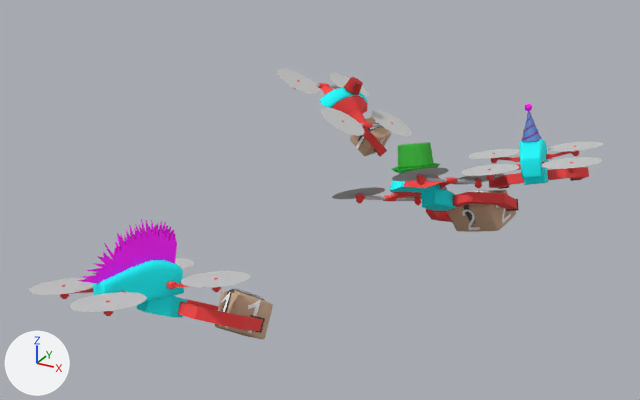
What one commit did to the FBX model Art_Stuffs/Action_Shot_Export.FBX.
Rendered twice from a 50 mm camera at (7.72, -19.91, 8.62) aimed at (-1.25, -3.59, 0.46). Lighting does not change. The marker at lower left points along +X, +Y and +Z. Where no turn or scale is listed for an object, it has been applied to the vertices.
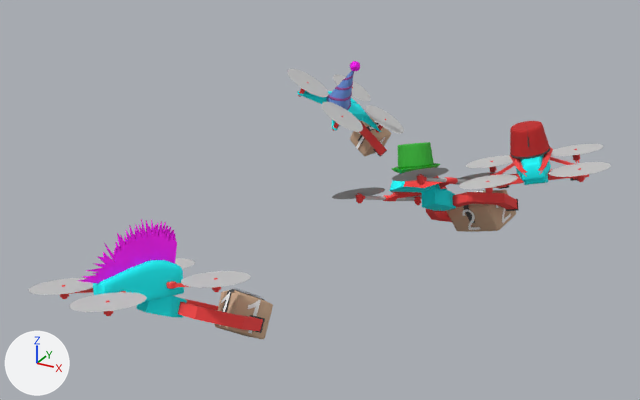
The newer file is also turned or shifted as a whole; pictures and numbers use the older file's frame.

What changed in the scene script:
```text
Remove ob_plane031:
    ob_plane031 = bpy.data.objects.new('Plane031', me_mesh_002)
Remove ob_box057:
    ob_box057 = bpy.data.objects.new('Box057', me_mesh)
Add ob_drone_v006:
    ob_drone_v006 = bpy.data.objects.new('Drone_v006', me_mesh_011_1)  # 4157 vertices, 7798 faces; spans x -1.41..1.41, y -1.89..1.87, z -1.07..1.3; in mat_02___default (cyan #00fbff), mat_07___default (light grey #cacaca), mat_07___default (light grey #cacaca), mat_07___default (light grey #cacaca), mat_07___default (light grey #cacaca), mat_07___default (light grey #cacaca), mat_07___default (light grey #cacaca), mat_01___default (light grey #cacaca), mat_03___default (red #ff4545), mat_03___default (red #ff4545), mat_03___default (red #ff4545), mat_07___default (light grey #cacaca), mat_22___default (blue #5d83ca), mat_22___default (blue #5d83ca), mat_18___default (purple #944292), mat_18___default (purple #944292), mat_18___default (purple #944292), mat_18___default (purple #944292), mat_18___default (purple #944292), mat_18___default (purple #944292), mat_17___default (pink #ff00f8), mat_17___default (pink #ff00f8), mat_17___default (pink #ff00f8), mat_17___default (pink #ff00f8), mat_17___default (pink #ff00f8), mat_17___default (pink #ff00f8)
    ob_drone_v006.location = (-3.33, 1.81, 1.03)
Add ob_drone_v005:
    ob_drone_v005 = bpy.data.objects.new('Drone_v005', me_mesh_010_1)  # 3465 vertices, 6422 faces; spans x -1.91..1.88, y -2.17..1.98, z -0.54..1.33; in mat_02___default (cyan #00fbff), mat_02___default (cyan #00fbff), mat_02___default (cyan #00fbff), mat_02___default (cyan #00fbff), mat_02___default (cyan #00fbff), mat_02___default (cyan #00fbff), mat_03___default (red #ff4545), mat_03___default (red #ff4545), mat_03___default (red #ff4545), mat_03___default (red #ff4545), mat_03___default (red #ff4545), mat_03___default (red #ff4545), mat_03___default (red #ff4545), mat_07___default (light grey #cacaca), mat_03___default (red #ff4545), mat_03___default (red #ff4545), mat_03___default (red #ff4545), mat_03___default (red #ff4545), mat_03___default (red #ff4545), mat_03___default (red #ff4545), mat_01___default (light grey #cacaca), mat_03___default (red #ff4545), mat_03___default (red #ff4545), mat_03___default (red #ff4545), mat_07___default (light grey #cacaca), mat_03___default (red #ff4545), mat_03___default (red #ff4545), mat_03___default (red #ff4545), mat_03___default (red #ff4545), mat_03___default (red #ff4545), mat_03___default (red #ff4545), mat_03___default (red #ff4545), mat_03___default (red #ff4545), mat_03___default (red #ff4545), mat_06___default (red #c12222), mat_09___default (dark grey #4b4b4b), mat_09___default (dark grey #4b4b4b), mat_09___default (dark grey #4b4b4b)
    ob_drone_v005.location = (2.71, -0.21, 0.77)
```

Pixel boxes [x1, y1, x2, y2] of what changed, in the pictures (640 x 400 px):
'Drone_v005', added: after [459, 121, 611, 194]
'Plane031', deleted: before [277, 68, 412, 136]
'Box057', deleted: before [461, 104, 603, 181]
'Drone_v006', added: after [288, 61, 404, 134]
